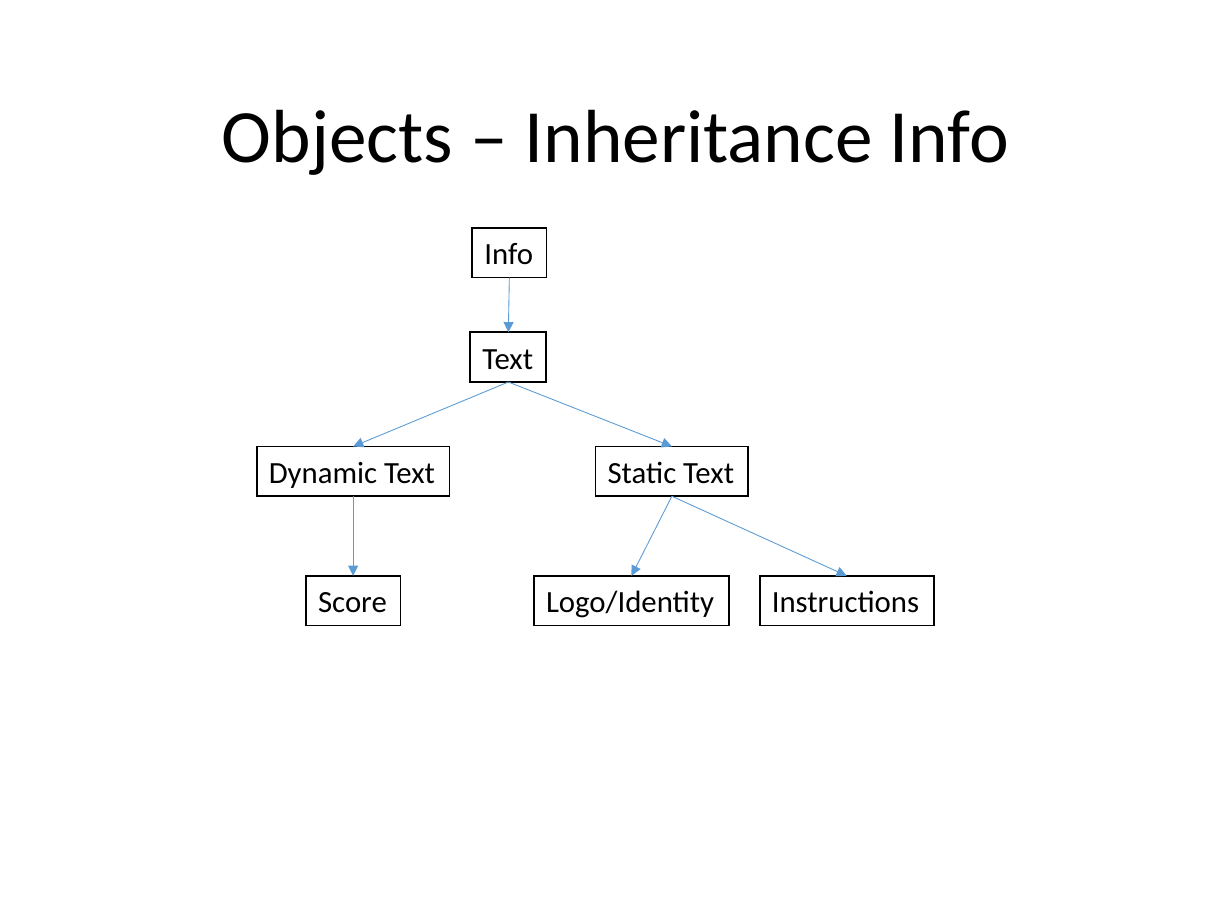
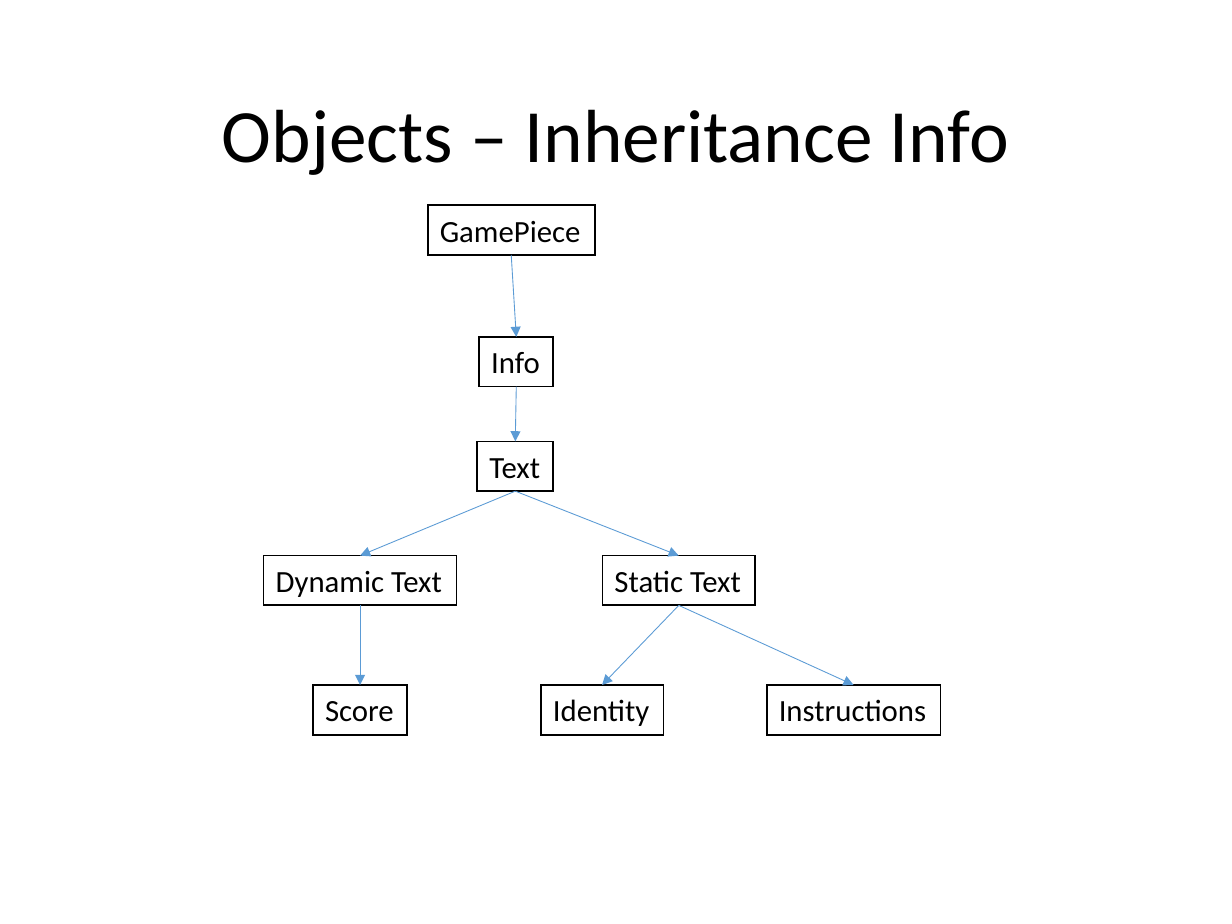
Before and after one commit to javisaurusrex/zookillsoccer, a slide deck: slide 12 of assets/game architecture/ZooKill Soccer Game Design Document Adjusted.pptx (slide 11 before the commit). Drawn at 1232x924 pixels with LibreOffice and Linux fonts; fonts in the diff are those of the drawing. Boxes give left, top, right and bottom in pixels: in the first picture for what was removed or moved away, otherwise in the second. Text is boxed around its words. In the diff, an @@ line names an element or a change of style, - is before the commit and + after.

```diff
--- a/assets/game architecture/ZooKill Soccer Game Design Document Adjusted.pptx
+++ b/assets/game architecture/ZooKill Soccer Game Design Document Adjusted.pptx
@@ rectangle added at <box>428,206,595,255</box>, fill #FFFFFF, outline #000000 1 pt, 18 pt, text #000000 @@
+GamePiece
@@ arrow added from (511, 255) to (516, 336), #5B9BD5 0.5 pt @@
@@ 5 rectangles, 4 arrows: place and size @@
-5 rectangles, 4 arrows at <box>306,228,934,625</box>
+5 rectangles, 4 arrows at <box>313,336,940,734</box>
@@ rectangle "Dynamic Text": place and size @@
-rectangle "Dynamic Text" at <box>256,446,450,495</box>
+rectangle "Dynamic Text" at <box>264,556,457,605</box>
@@ arrow moved from (671, 496) - (632, 575) to (679, 605) - (602, 685) @@
@@ arrow moved from (671, 496) - (846, 575) to (679, 605) - (854, 685) @@
@@ rectangle "Identity": place and size @@
-rectangle "Identity" at <box>533,575,728,625</box>
+rectangle "Identity" at <box>541,685,664,734</box>
@@ text in rectangle at <box>553,699,649,726</box>: text changed @@
-Logo/Identity
+Identity
```
Also in this commit, not shown: 4 other slides changed, 28 other files.
